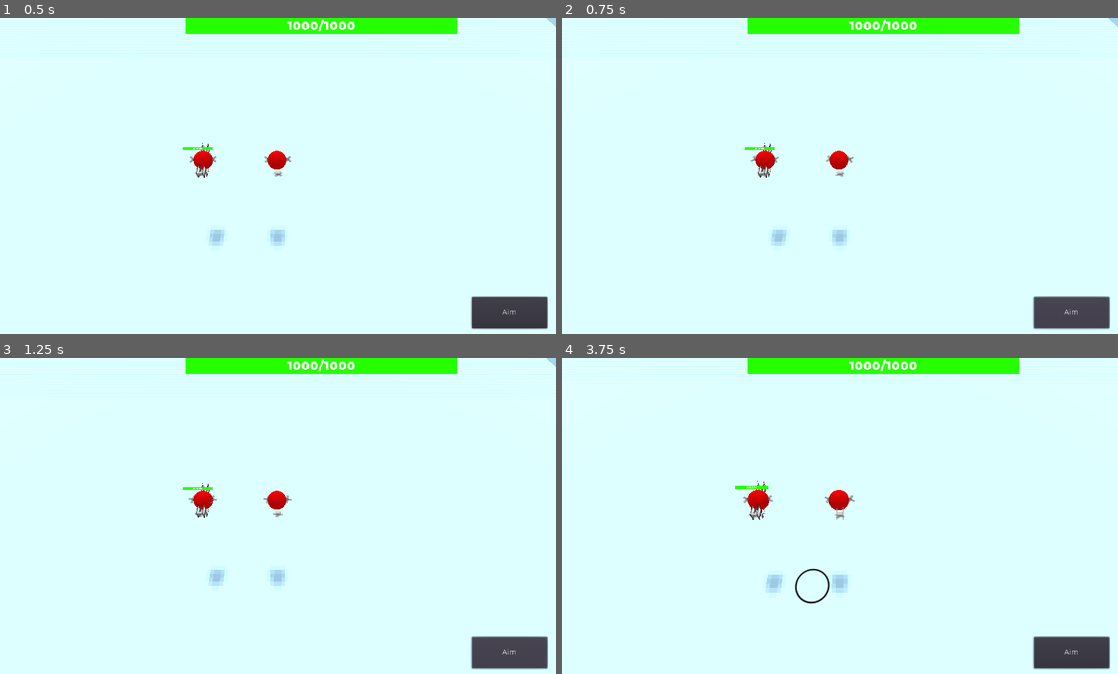
Above: before the commit, frames 1-4 (two rows, left to right).
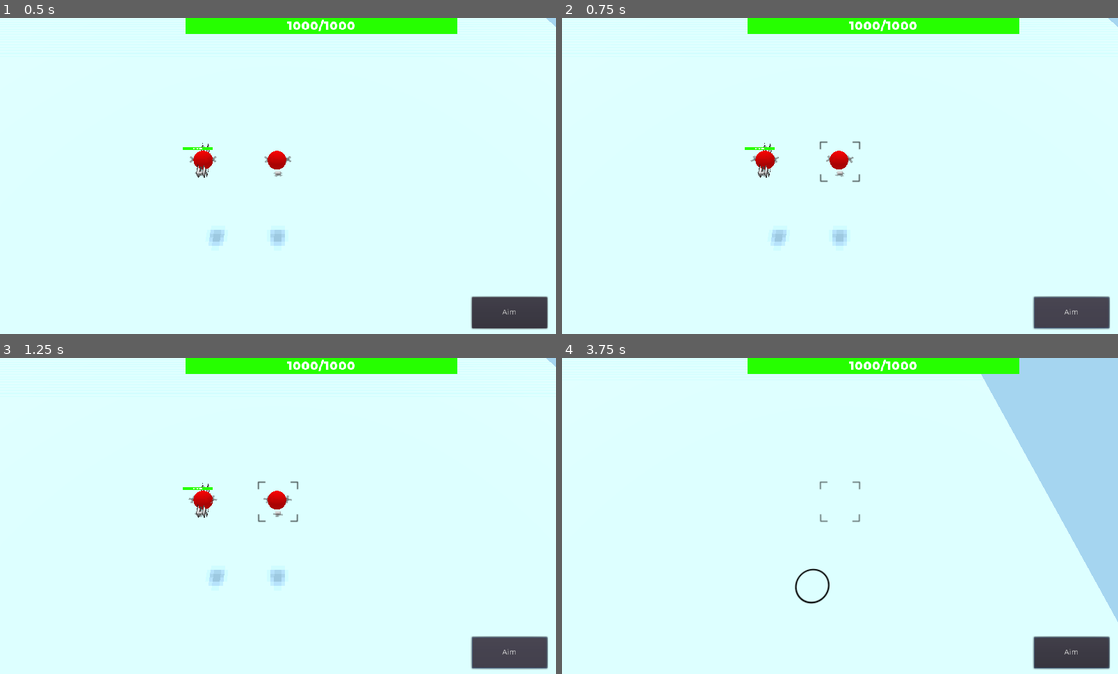
Above: after the commit, the same moments.

Repository: renosyah/sky-fortress
Game: Godot game, scene res://map/multi-player/client/battle.tscn
Same seed, same stepped clock (60 frames per second), same inputs: the game is played once before the commit and once after it.
Inputs (mouse positions are in pixels of both pictures, inside the frame that each line leads up to):
- Up to frame 1 (0.5 s): no input
- Up to frame 2 (0.75 s): click "Aim" at 0.5 s
- Up to frame 3 (1.25 s): no input
- Up to frame 4 (3.75 s): move the mouse to (962, 503) at 1.27 s; press the mouse at (962, 503) at 1.28 s; hold Right (ui_right) 1.28-2 s; release the mouse at (962, 503) at 2 s; drag from (728, 538) to (812, 585) at 2.02 s; move the mouse to (895, 449) at 2.77 s; hold Right (ui_right) 2.78-3.5 s; tap Mouse wheel up (scroll_up) at 2.85 s; drag from (812, 585) to (673, 471) at 3.52 s

Frame 1 is identical in both runs. In frame 2, less than 0.1% of the frame differs, in the area x 46-54%, y 38-52%; in frame 3, less than 0.1%; in frame 4, 12%, in the area x 31-100%, y 0-84%.

Commit message:
fix null pointer

Diff:
--- a/map/multi-player/Battle.gd
+++ b/map/multi-player/Battle.gd
@@ -4,6 +4,7 @@
 var _aim_mode = false
 
 var _aim_point :Vector3
+var _lock_on : Spatial
 
 var _airborne_targets = []
 
@@ -30,14 +31,20 @@
 
 ################################################################
 # client request to object to
-# move at aim position
-remotesync func _aim(node_path : NodePath,translation : Vector3):
+# move at guided aim position
+remotesync func _guide_aim(node_path : NodePath,translation : Vector3):
 	get_node(node_path).translation = translation
 	get_node(node_path).translation.y = 10.0
 
 ################################################################
+# client request to object to
+# move at guided aim position
+remotesync func _aim(node_path : NodePath,translation : Vector3):
+	get_node(node_path).aim_point = translation
+
+################################################################
 # client request to object to lock on
-remote func _lock_on(node_path : NodePath,node_path_target : NodePath):
+remotesync func _lock_on(node_path : NodePath,node_path_target : NodePath):
 	get_node(node_path).lock_on_point = get_node(node_path_target)
 
 ################################################################
--- a/map/multi-player/client/battle.gd
+++ b/map/multi-player/client/battle.gd
@@ -4,6 +4,7 @@
 onready var _terrain = $terrain
 onready var _cursor = $cursor
 onready var _network_tick = $network_tick
+onready var _ui = $ui
 
 # must be generated
 # but not really serve
@@ -21,10 +22,12 @@
 
 	# all own by server
 	_player_1.set_network_master(Network.PLAYER_HOST_ID)
+	_player_1.aim_point = _player_1_aim.translation
 	_player_1.guided_point = _player_1_aim
 	_player_1.show_hp_bar(true)
 
 	_player_2.set_network_master(Network.PLAYER_HOST_ID)
+	_player_2.aim_point = _player_2_aim.translation
 	_player_1.guided_point = _player_2_aim
 	_player_2.show_hp_bar(false)
 
@@ -73,13 +76,17 @@
 
 func _on_cameraPivot_on_body_enter_aim_sight(_body):
 	if _body != _player_2:
-		rpc_id(Network.PLAYER_HOST_ID, "_lock_on",_player_2.get_path(), _body.get_path())
+		_lock_on = _body
 		_body.highlight(true)
 
 ################################################################
 # network tick to send automatic request
 func _on_network_tick_timeout():
-	rpc("_aim", _player_2_aim.get_path(), _aim_point)
+	rpc_unreliable("_aim",_player_2.get_path(), _aim_point)
+	rpc_unreliable("_guide_aim", _player_2_aim.get_path(), _aim_point)
+
+	if _lock_on:
+		rpc("_lock_on",_player_2.get_path(),_lock_on.get_path())
 
 ################################################################
 # on ui action
--- a/map/multi-player/host/battle.gd
+++ b/map/multi-player/host/battle.gd
@@ -4,6 +4,7 @@
 onready var _terrain = $terrain
 onready var _cursor = $cursor
 onready var _network_tick = $network_tick
+onready var _ui = $ui
 
 # must be generated
 # this will set a purpose on server
@@ -23,14 +24,17 @@
 
 	# all own by server
 	_player_1.set_network_master(Network.PLAYER_HOST_ID)
+	_player_1.aim_point = _player_1_aim.translation
 	_player_1.guided_point = _player_1_aim
 	_player_1.show_hp_bar(false)
 
 	_player_2.set_network_master(Network.PLAYER_HOST_ID)
+	_player_2.aim_point = _player_2_aim.translation
 	_player_2.guided_point = _player_2_aim
 	_player_2.show_hp_bar(true)
 
 	_player_1.connect("on_move", self, "_on_player_on_move")
+
 
 ################################################################
 # network connection
@@ -75,13 +79,17 @@
 
 func _on_cameraPivot_on_body_enter_aim_sight(_body):
 	if _body != _player_1:
-		_lock_on(_player_1.get_path(), _body.get_path())
+		_lock_on = _body
 		_body.highlight(true)
 
 ################################################################
 # network tick to send automatic request
 func _on_network_tick_timeout():
-	rpc("_aim",_player_1_aim.get_path(), _aim_point)
+	rpc_unreliable("_aim",_player_2.get_path(), _aim_point)
+	rpc_unreliable("_guide_aim", _player_2_aim.get_path(), _aim_point)
+
+	if _lock_on:
+		rpc_unreliable("_lock_on",_player_1.get_path(),_lock_on.get_path())
 
 ################################################################
 # on ui action
--- a/map/multi-player/ui/ui.gd
+++ b/map/multi-player/ui/ui.gd
@@ -2,7 +2,7 @@
 
 signal on_aim_mode(_aim_mode)
 
-var _aim_mode = true
+var _aim_mode = false
 
 # Called when the node enters the scene tree for the first time.
 func _ready():
